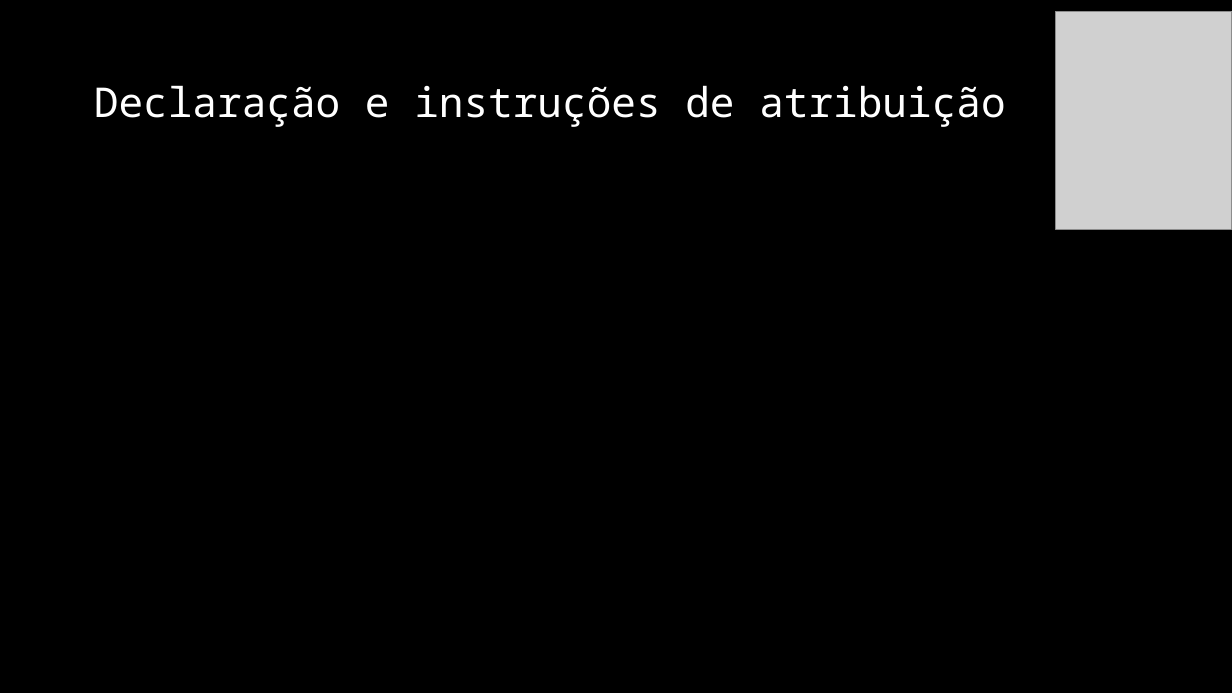
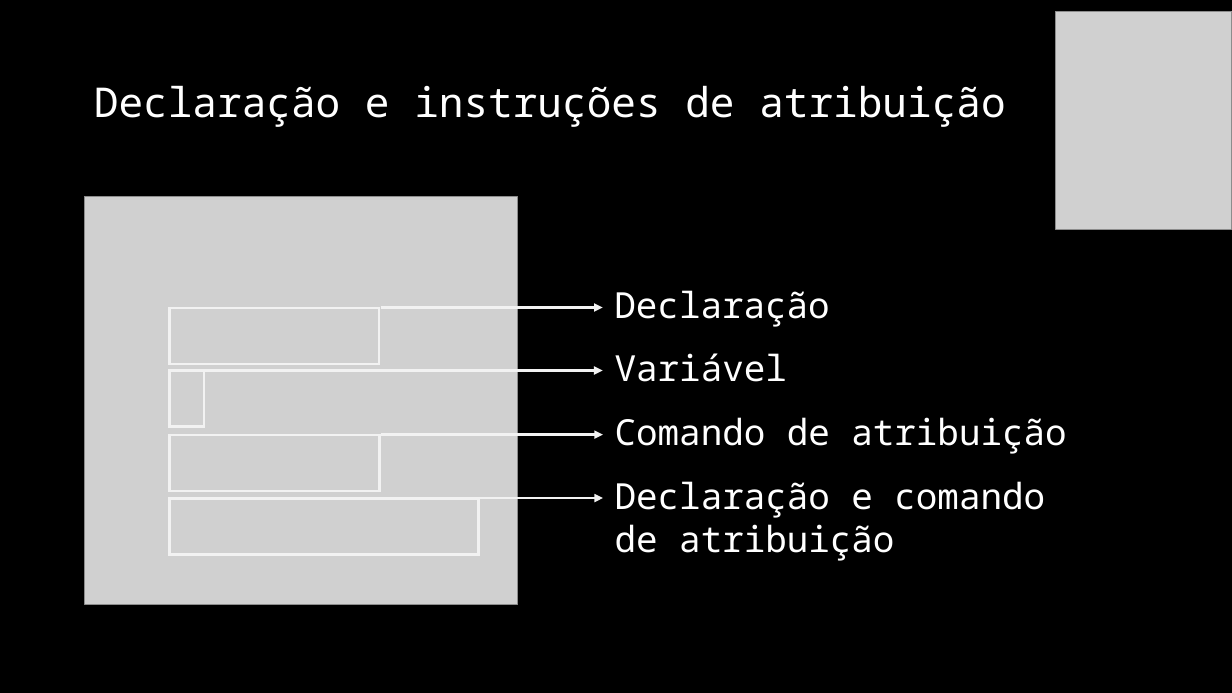
Before and after one commit to jrdutra/algoritmos, a slide deck: slide 5 of material_de_apoio/resumo_pratico.pptx. Drawn at 1232x693 pixels with LibreOffice and Linux fonts; fonts in the diff are those of the drawing; grey boxes stand for pictures. Boxes give left, top, right and bottom in pixels: in the first picture for what was removed or moved away, otherwise in the second. Text is boxed around its words. In the diff, an @@ line names an element or a change of style, - is before the commit and + after.

Commit message:
Atualizando documentos e criação dos slides

```diff
--- a/material_de_apoio/resumo_pratico.pptx
+++ b/material_de_apoio/resumo_pratico.pptx
@@ picture added at (85, 197, 518, 605) @@
@@ text added at (614, 290, 829, 327), 28 pt, text #FFFFFF @@
+Declaração
@@ rectangle added at (169, 308, 379, 364), outline #F2F2F2 2 pt @@
@@ arrow added from (381, 308) to (603, 308), #F2F2F2 2.25 pt @@
@@ text added at (615, 353, 787, 382), 28 pt, text #FFFFFF @@
+Variável
@@ rectangle added at (169, 371, 203, 427), outline #F2F2F2 2 pt @@
@@ arrow added from (204, 371) to (603, 371), #F2F2F2 2.25 pt @@
@@ text added at (615, 417, 1066, 454), 28 pt, text #FFFFFF @@
+Comando de atribuição
@@ rectangle added at (170, 435, 380, 492), outline #F2F2F2 2 pt @@
@@ arrow added from (381, 434) to (603, 434), #F2F2F2 2.25 pt @@
@@ rectangle added at (170, 498, 479, 555), outline #F2F2F2 2 pt @@
@@ arrow added from (381, 498) to (603, 498), #F2F2F2 2.25 pt @@
@@ text added at (615, 481, 1045, 561), 28 pt, text #FFFFFF @@
+Declaração e comando de atribuição
```
